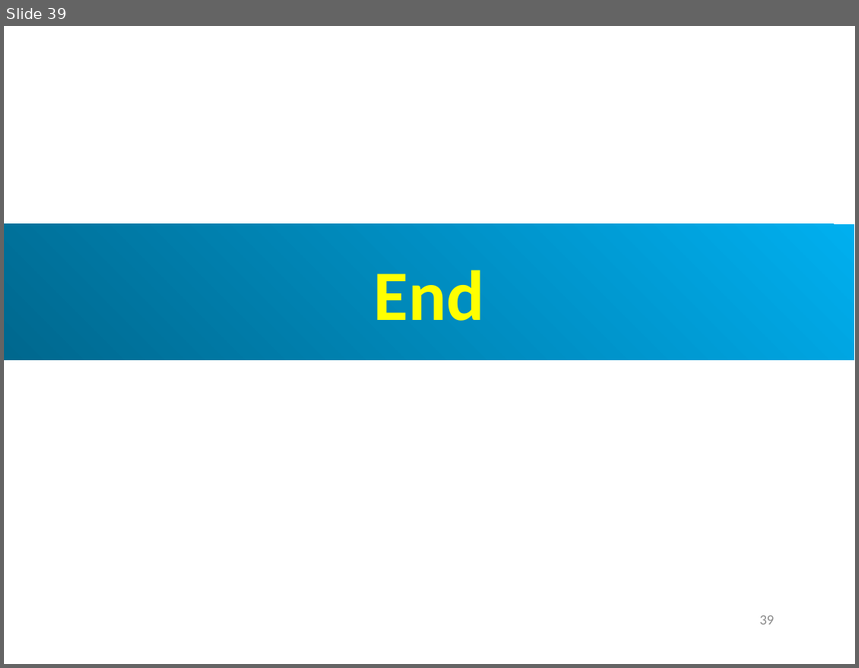
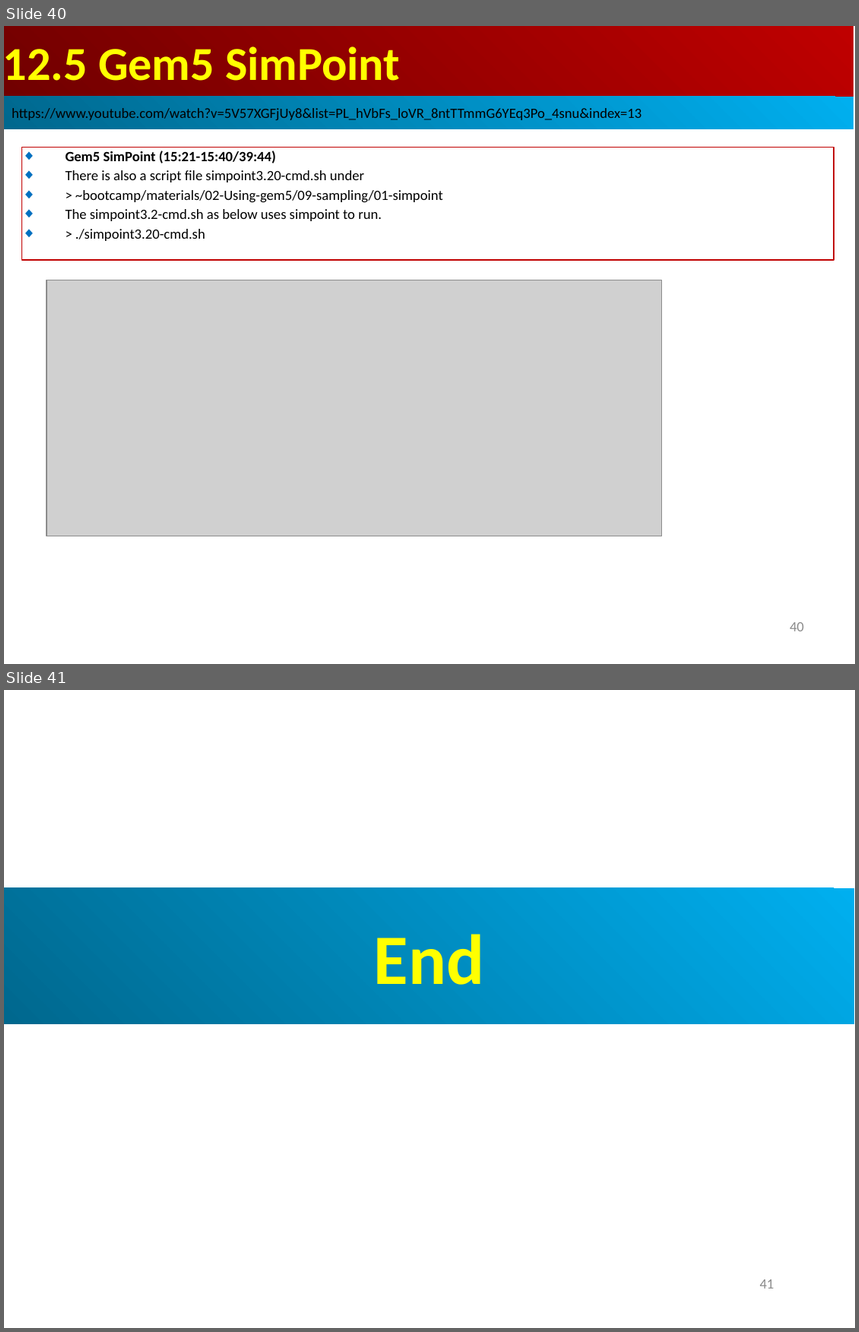
Before and after one commit to peterhchen/AIU_CS850_Gem5_McPAT, a slide deck: 050_Gem5/013.SampleSim/000_Video/013.SampleSim.ppt. Shown one above the other, each under a label of ours: slide 39 before the commit, slides 40 and 41 after it. The pictures are 859x668 and 859x1332 pixels, drawn with LibreOffice and Linux fonts; fonts in the diff are those of the drawing; grey boxes stand for pictures. Boxes give left, top, right and bottom in pixels: in the first picture for what was removed or moved away, otherwise in the second. Text is boxed around its words. In the diff, an @@ line names an element or a change of style, - is before the commit and + after.

```diff
--- a/050_Gem5/013.SampleSim/000_Video/013.SampleSim.ppt
+++ b/050_Gem5/013.SampleSim/000_Video/013.SampleSim.ppt
@@ slide 40 added at bbox=[4, 26, 855, 664], background #FFFFFF @@
@@ rectangle added at bbox=[4, 26, 854, 97], fill gradient #BF0000 to #710000, 40 pt, text #FFFF00, bold @@
+12.5 Gem5 SimPoint
@@ rectangle added at bbox=[4, 97, 854, 130], fill gradient #00AFEF to #00688E, 12 pt, text #000000 @@
+https://www.youtube.com/watch?v=5V57XGFjUy8&list=PL_hVbFs_loVR_8ntTTmmG6YEq3Po_4snu&index=13
@@ rectangle added at bbox=[22, 147, 834, 260], outline #C00000 0.74 pt, 12 pt, text #000000 @@
+◆ Gem5 SimPoint (15:21-15:40/39:44)
+◆ There is also a script file simpoint3.20-cmd.sh under
+◆ > ~bootcamp/materials/02-Using-gem5/09-sampling/01-simpoint
+◆ The simpoint3.2-cmd.sh as below uses simpoint to run.
+◆ > ./simpoint3.20-cmd.sh
@@ picture added at bbox=[47, 281, 662, 537] @@
@@ page number added at bbox=[790, 623, 804, 632], 12 pt, text #8B8B8B @@
+40
@@ what was slide 39 is now slide 41 @@
@@ page number at bbox=[760, 1280, 775, 1289]: text changed @@
-39
+41
```
Also in this commit, not shown: 1 other slide added.
